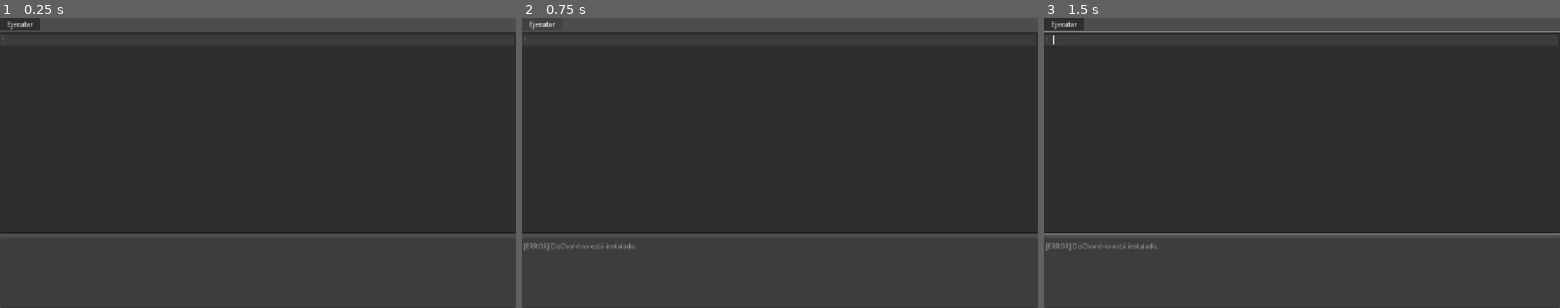
Above: before the commit, frames 1-3 (left to right).
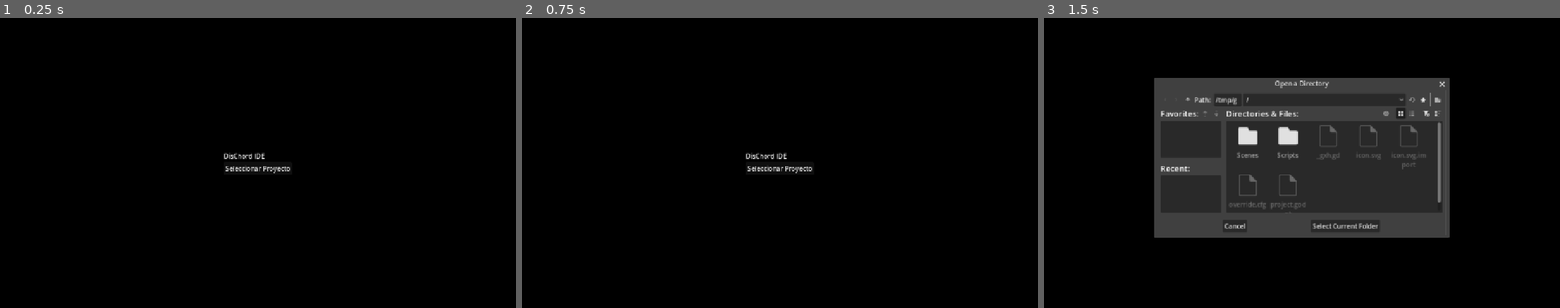
Above: after the commit, the same moments.

Repository: DisChord-Org/DisChord-Code-Studio
Game: Godot game, scene res://Scenes/Init.tscn
The game is run twice, just before and just after one commit, with the same random seed, the same clock (stepped at 60 frames per second) and the same inputs. Before the commit the project starts from res://Scenes/Editor.tscn.
Inputs (mouse positions are in pixels of both pictures, inside the frame that each line leads up to):
- Up to frame 1 (0.25 s): no input
- Up to frame 2 (0.75 s): click (542, 23) at 0.5 s, where only the run before the commit has a clickable "Ejecutar"
- Up to frame 3 (1.5 s): click (1302, 168) at 1.25 s, where only the run after the commit has a clickable "Seleccionar Proyecto"

The runs differ from the first frame. In frame 1, 100% of the frame differs, in the area x 0-100%, y 0-100%; in frame 2, 100%; in frame 3, 71%.

Commit message:
add: init scene

Diff:
--- a/Scenes/Editor.tscn
+++ b/Scenes/Editor.tscn
@@ -33,17 +33,25 @@
 text = "Ejecutar"
 script = ExtResource("2_6ykgs")
 
-[node name="HSplitContainer" type="VSplitContainer" parent="VBoxContainer" unique_id=1532718213]
+[node name="HSplitContainer2" type="HSplitContainer" parent="VBoxContainer" unique_id=195546637]
 layout_mode = 2
 size_flags_vertical = 3
 
-[node name="CodeEdit" type="CodeEdit" parent="VBoxContainer/HSplitContainer" unique_id=634615161]
+[node name="Tree" type="Tree" parent="VBoxContainer/HSplitContainer2" unique_id=944426127]
+custom_minimum_size = Vector2(200, 0)
+layout_mode = 2
+
+[node name="VSplitContainer" type="VSplitContainer" parent="VBoxContainer/HSplitContainer2" unique_id=1532718213]
+layout_mode = 2
+size_flags_vertical = 3
+
+[node name="CodeEdit" type="CodeEdit" parent="VBoxContainer/HSplitContainer2/VSplitContainer" unique_id=634615161]
 custom_minimum_size = Vector2(0, 500)
 layout_mode = 2
 size_flags_horizontal = 3
 script = ExtResource("3_dfuwn")
 
-[node name="Terminal" type="TextEdit" parent="VBoxContainer/HSplitContainer" unique_id=1466349560]
+[node name="Terminal" type="TextEdit" parent="VBoxContainer/HSplitContainer2/VSplitContainer" unique_id=1466349560]
 layout_mode = 2
 size_flags_horizontal = 3
 editable = false
--- /dev/null
+++ b/Scenes/Init.tscn
@@ -0,0 +1,50 @@
+[gd_scene format=3 uid="uid://fhn8astqjjpm"]
+
+[ext_resource type="Script" uid="uid://rix57bdlp2yl" path="res://Scripts/init.gd" id="1_ievwv"]
+
+[node name="Init" type="Control" unique_id=1702295046]
+layout_mode = 3
+anchors_preset = 15
+anchor_right = 1.0
+anchor_bottom = 1.0
+grow_horizontal = 2
+grow_vertical = 2
+script = ExtResource("1_ievwv")
+
+[node name="ColorRect" type="ColorRect" parent="." unique_id=1898985077]
+layout_mode = 1
+anchors_preset = 15
+anchor_right = 1.0
+anchor_bottom = 1.0
+grow_horizontal = 2
+grow_vertical = 2
+color = Color(0, 0, 0, 1)
+
+[node name="CenterContainer" type="CenterContainer" parent="." unique_id=1465164063]
+layout_mode = 1
+anchors_preset = 15
+anchor_right = 1.0
+anchor_bottom = 1.0
+grow_horizontal = 2
+grow_vertical = 2
+
+[node name="VBoxContainer" type="VBoxContainer" parent="CenterContainer" unique_id=1141977364]
+layout_mode = 2
+
+[node name="Label" type="Label" parent="CenterContainer/VBoxContainer" unique_id=95033839]
+layout_mode = 2
+text = "DisChord IDE"
+
+[node name="Open" type="Button" parent="CenterContainer/VBoxContainer" unique_id=991831985]
+layout_mode = 2
+text = "Seleccionar Proyecto"
+
+[node name="SelectFolder" type="FileDialog" parent="." unique_id=653039771]
+oversampling_override = 1.0
+title = "Open a Directory"
+position = Vector2i(0, 36)
+file_mode = 2
+access = 2
+
+[connection signal="pressed" from="CenterContainer/VBoxContainer/Open" to="." method="_on_btn_open_pressed"]
+[connection signal="dir_selected" from="SelectFolder" to="." method="_on_select_folder_dir_selected"]
--- a/Scripts/editor.gd
+++ b/Scripts/editor.gd
@@ -3,3 +3,9 @@
 func _ready() -> void:
 	# maximize window
 	DisplayServer.window_set_mode(DisplayServer.WINDOW_MODE_MAXIMIZED)
+
+var project_path: String = ""
+
+func _on_run_pressed():
+	if project_path == "":
+		return
--- /dev/null
+++ b/Scripts/global.gd
@@ -0,0 +1,3 @@
+extends Node
+
+var project_path: String = ""
--- /dev/null
+++ b/Scripts/init.gd
@@ -0,0 +1,15 @@
+extends Control
+
+@onready var selector = $SelectFolder
+
+func _on_btn_open_pressed() -> void:
+	selector.popup_centered()
+
+func _on_select_folder_dir_selected(dir: String) -> void:
+	var next_scene = load("res://Scenes/Editor.tscn").instantiate()
+	next_scene.project_path = dir
+
+	# swaping scenes
+	get_tree().root.add_child(next_scene)
+	get_tree().current_scene = next_scene
+	queue_free()
--- a/project.godot
+++ b/project.godot
@@ -11,8 +11,10 @@
 [application]
 
 config/name="DisChord Code Studio"
-run/main_scene="uid://b1mgmgsnr6edl"
+config/version="1.0.0"
+run/main_scene="uid://fhn8astqjjpm"
 config/features=PackedStringArray("4.6", "GL Compatibility")
+boot_splash/show_image=false
 config/icon="res://icon.svg"
 
 [display]
@@ -21,6 +23,12 @@
 window/size/viewport_height=720
 window/stretch/mode="canvas_items"
 window/stretch/aspect="expand"
+
+[importer_defaults]
+
+animation_library={
+&"nodes/root_script": null
+}
 
 [physics]
 
Not shown, added: Scripts/global.gd.uid
Not shown, added: Scripts/init.gd.uid
